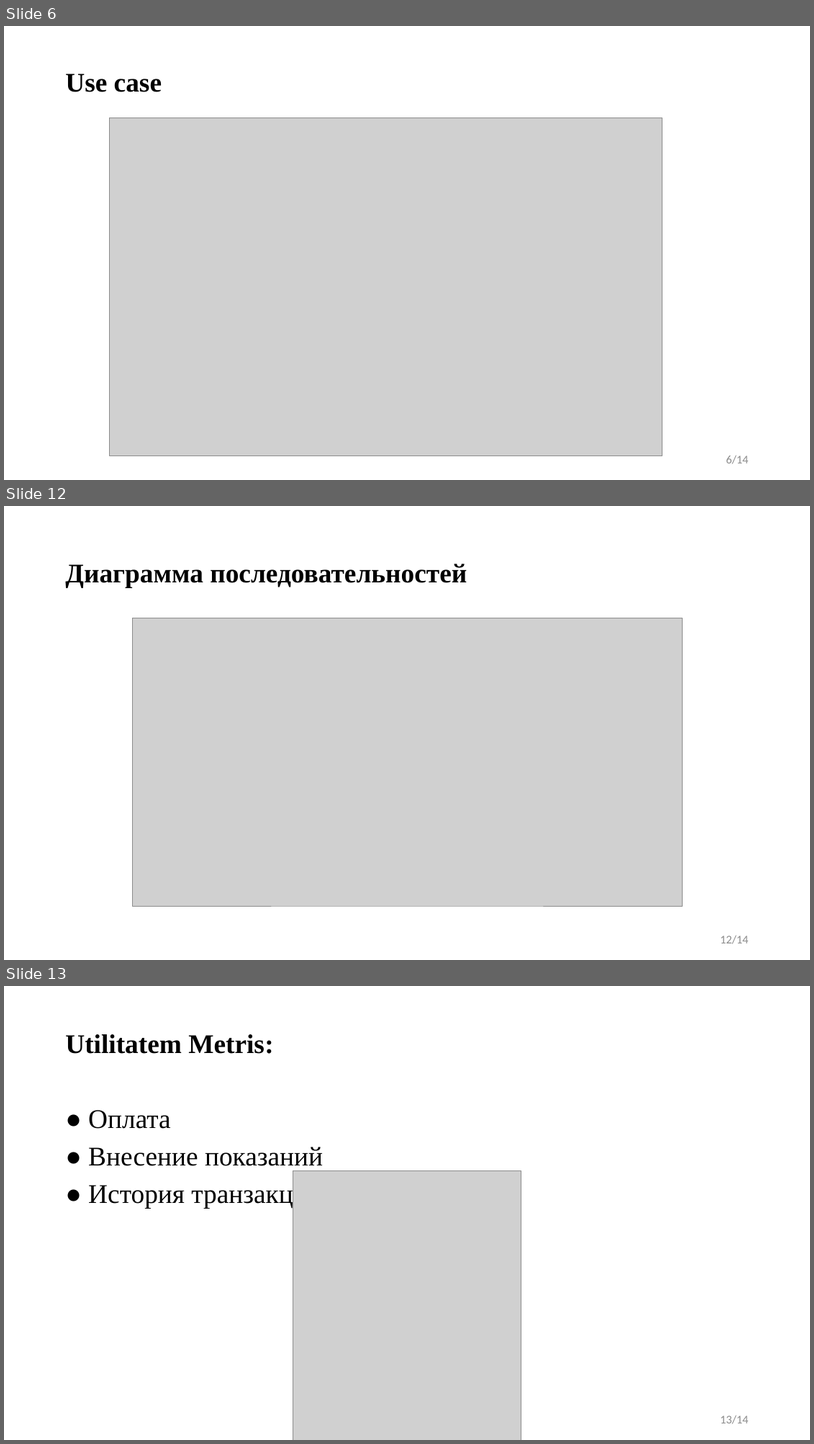
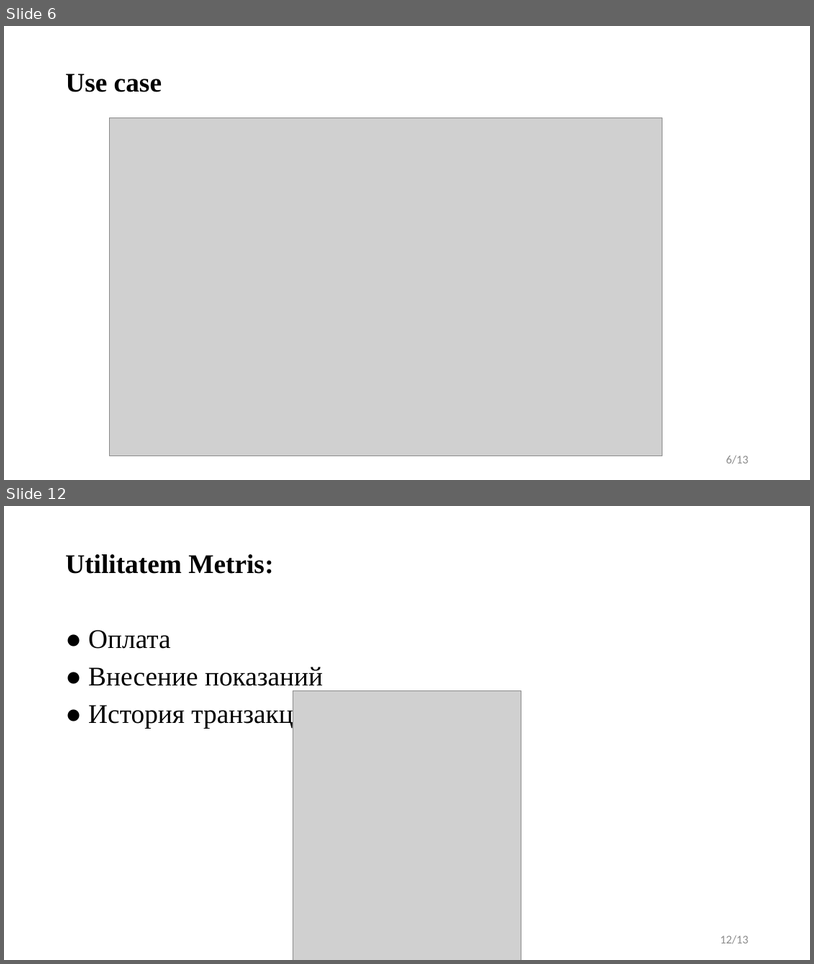
Before and after one commit to DenisBelashkov/UtilitatemMetris, a slide deck: Документация/Utilitatem Metris.pptx. Shown one above the other, each under a label of ours: slides 6, 12 and 13 before the commit, slides 6 and 12 after it; the slides between them are not shown. The pictures are 814x1444 and 814x964 pixels, drawn with LibreOffice and Linux fonts; fonts in the diff are those of the drawing; grey boxes stand for pictures. Boxes give left, top, right and bottom in pixels: in the first picture for what was removed or moved away, otherwise in the second. Text is boxed around its words. In the diff, an @@ line names an element or a change of style, - is before the commit and + after.

```diff
--- a/Документация/Utilitatem Metris.pptx
+++ b/Документация/Utilitatem Metris.pptx
@@ slide 12 removed at (4,506,810,960), background #FFFFFF @@
@@ title removed at (65,564,467,587) @@
-Диаграмма последовательностей
@@ picture removed at (132,618,682,906) @@
@@ page number removed at (720,935,748,944) @@
-12/14
@@ page number at (726,455,748,464): text changed @@
-6/14
+6/13
@@ what was slide 13 is now slide 12 @@
@@ page number at (720,935,748,944): text changed @@
-13/14
+12/13
```
Also in this commit, not shown: 6 slides changed, 3 slides added, 3 other slides removed, 3 other files.
